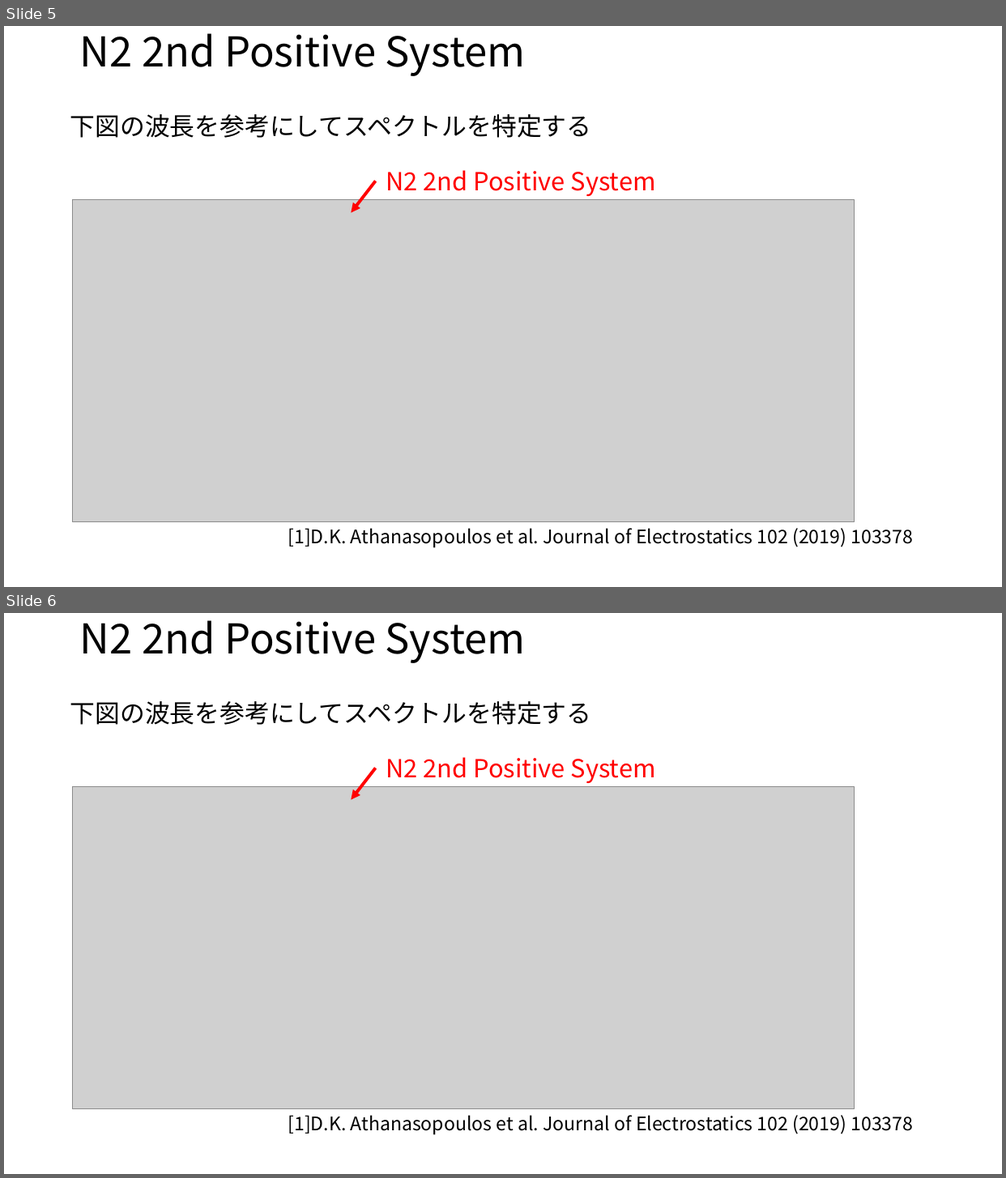
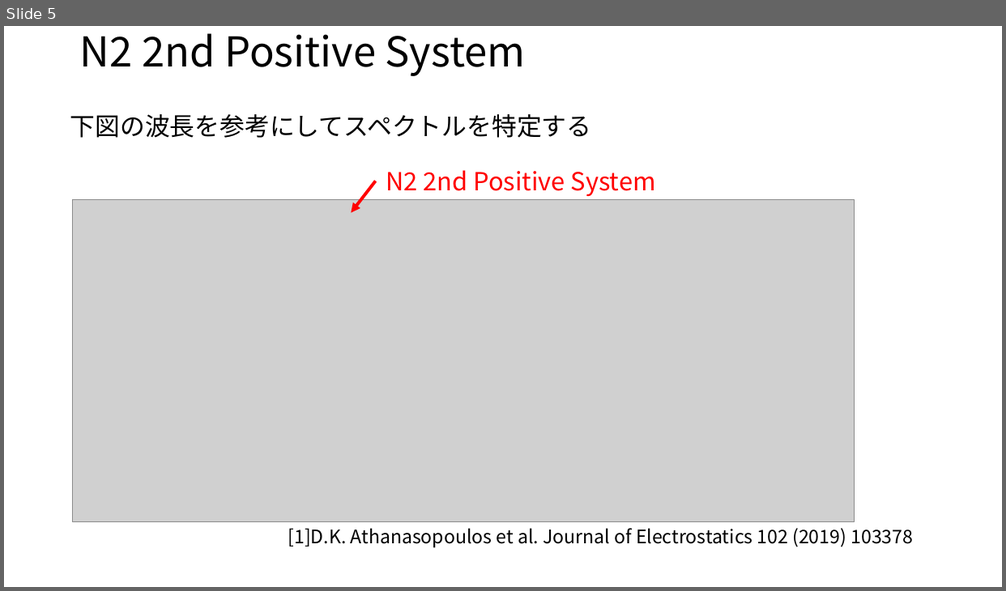
Before and after one commit to bridgebook112/test, a slide deck: Specair.pptx. Shown one above the other, each under a label of ours: slides 5 and 6 before the commit, slide 5 after it. The pictures are 1006x1178 and 1006x591 pixels, drawn with LibreOffice and Linux fonts; fonts in the diff are those of the drawing; grey boxes stand for pictures. Boxes give left, top, right and bottom in pixels: in the first picture for what was removed or moved away, otherwise in the second. Text is boxed around its words. In the diff, an @@ line names an element or a change of style, - is before the commit and + after.

Commit message:
英語に変更後コミット

```diff
--- a/Specair.pptx
+++ b/Specair.pptx
@@ slide 6 removed at (4,613,1002,1174), background #FFFFFF @@
@@ title removed at (80,620,526,663) @@
-N2 2nd Positive System
@@ text removed at (70,701,592,725) @@
-下図の波長を参考にしてスペクトルを特定する
@@ text removed at (386,757,656,783) @@
-N2 2nd Positive System
@@ arrow removed from (375, 768) to (351, 800) @@
@@ picture removed at (73,786,854,1109) @@
@@ text removed at (288,1115,913,1135) @@
-[1]D.K. Athanasopoulos et al. Journal of Electrostatics 102 (2019) 103378
```
